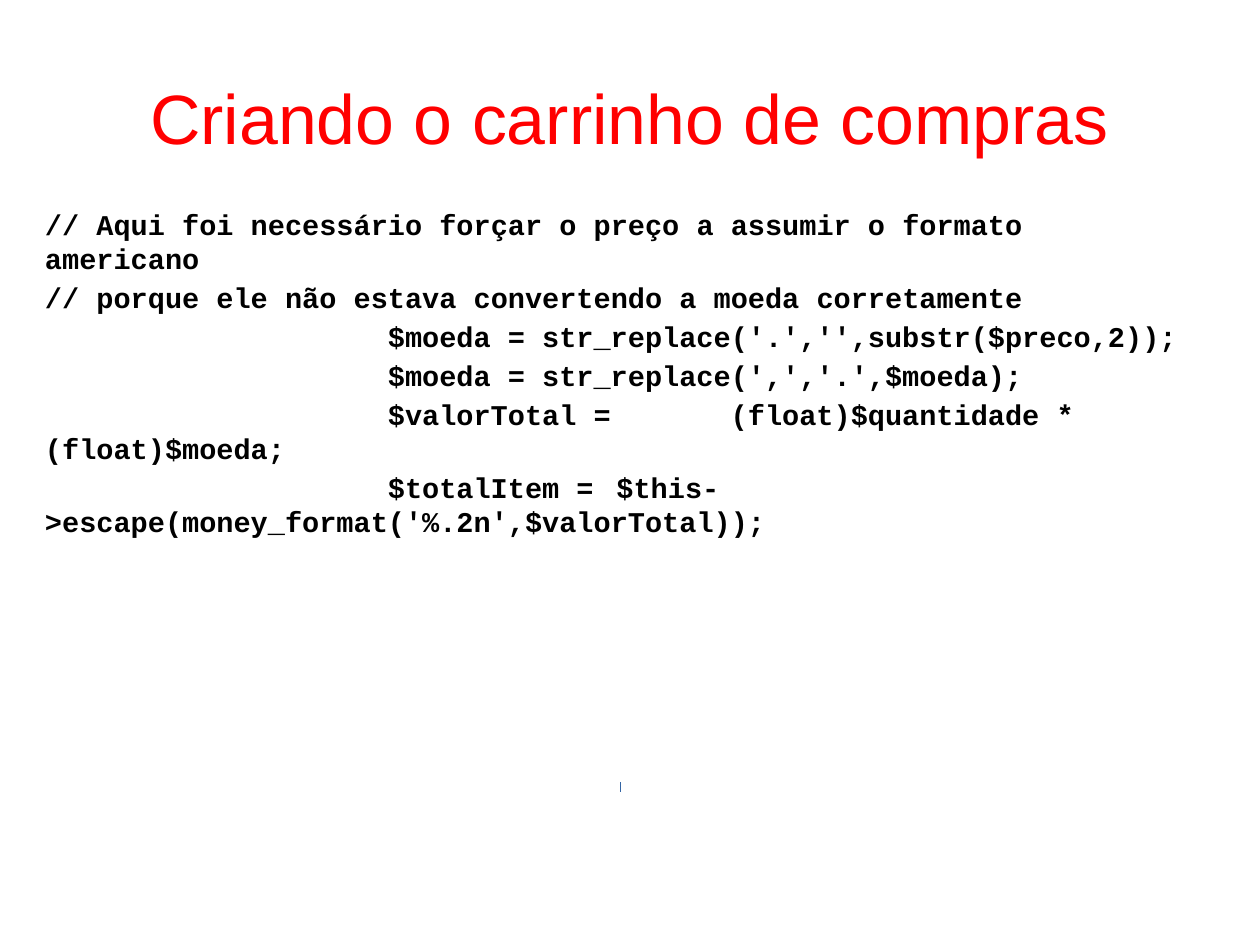
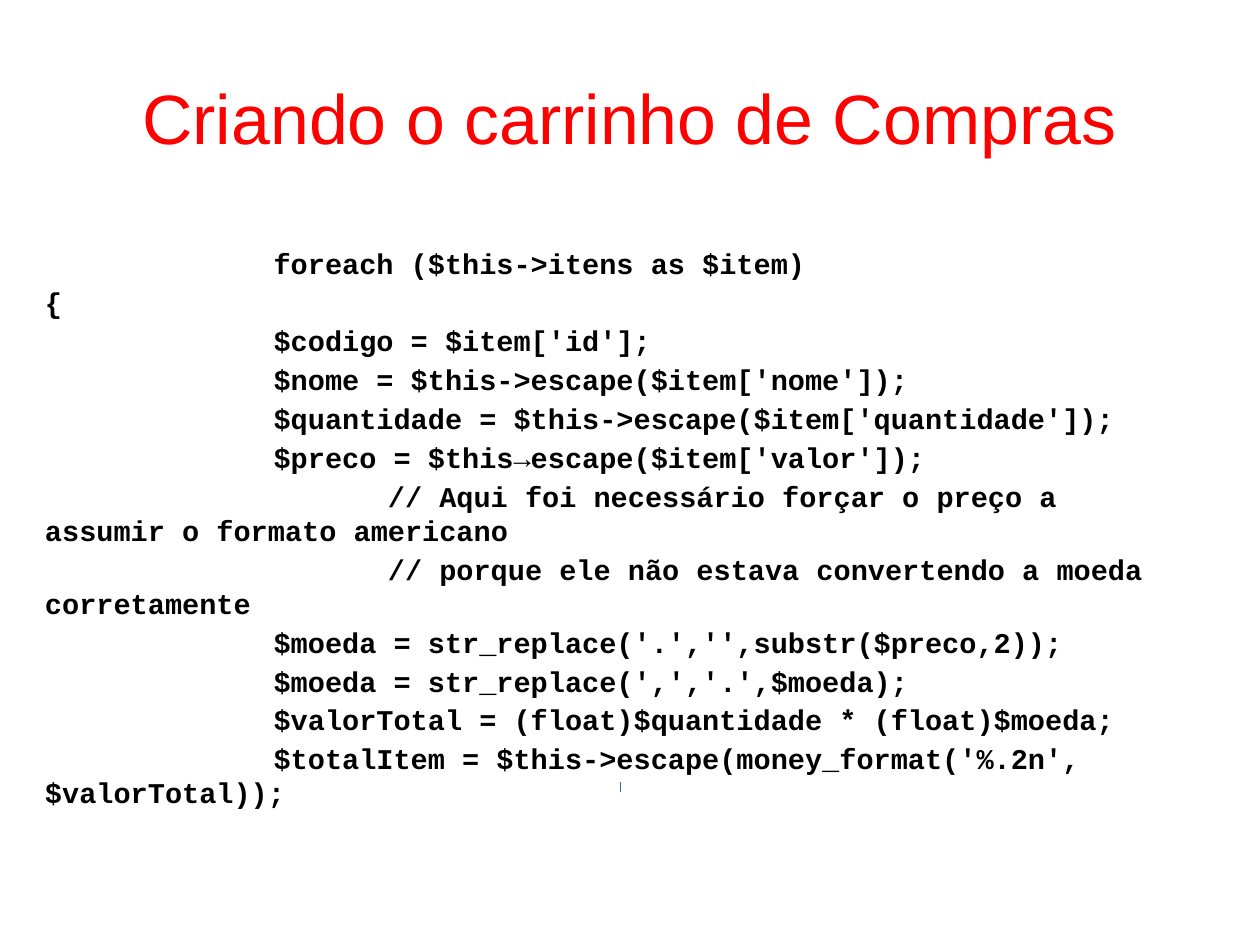
Before and after one commit to fgsl/lojasacme, a slide deck: slide 69 of docs/tutorial.odp (slide 71 before the commit). Drawn at 1260x945 pixels with LibreOffice and Linux fonts; fonts in the diff are those of the drawing. Boxes give left, top, right and bottom in pixels: in the first picture for what was removed or moved away, otherwise in the second. Text is boxed around its words. In the diff, an @@ line names an element or a change of style, - is before the commit and + after.

```diff
--- a/docs/tutorial.odp
+++ b/docs/tutorial.odp
@@ title at (142,93,1116,157): text changed @@
-Criando o carrinho de compras
+Criando o carrinho de Compras
@@ text at (274,254,1114,474): paragraphs added @@
+foreach ($this->itens as $item)
+{
+$codigo = $item['id'];
+$nome = $this->escape($item['nome']);
+$quantidade = $this->escape($item['quantidade']);
+$preco = $this→escape($item['valor']);
```
Also in this commit, not shown: 21 other slides changed, 22 slides added, 1 slide removed, 1 other file.
